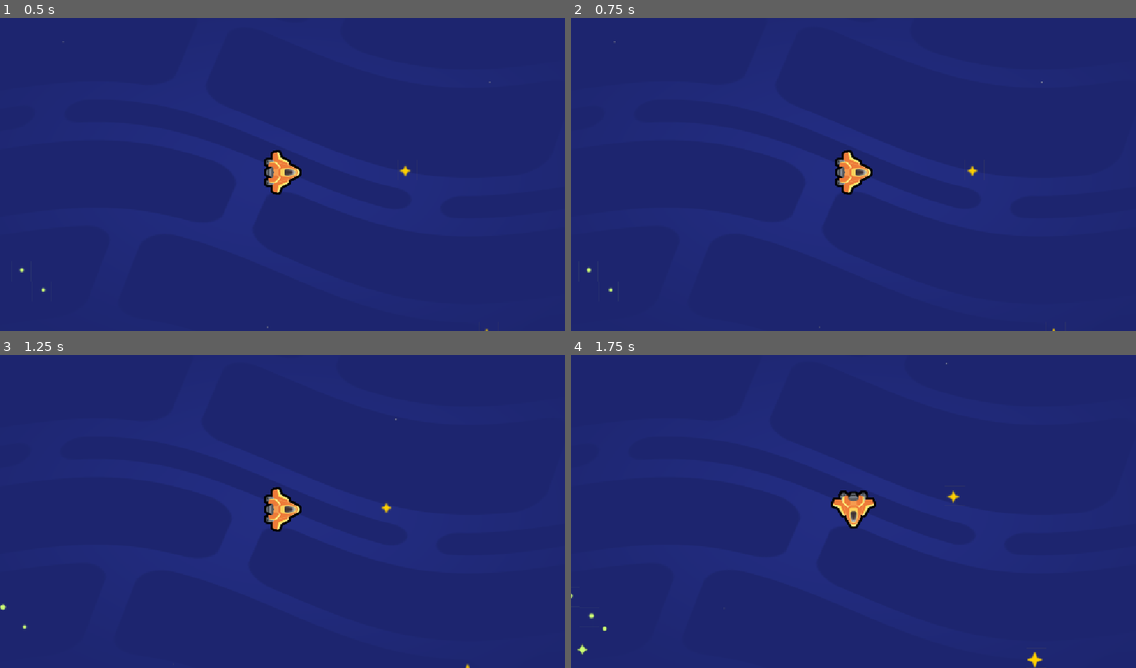
Above: before the commit, frames 1-4 (two rows, left to right).
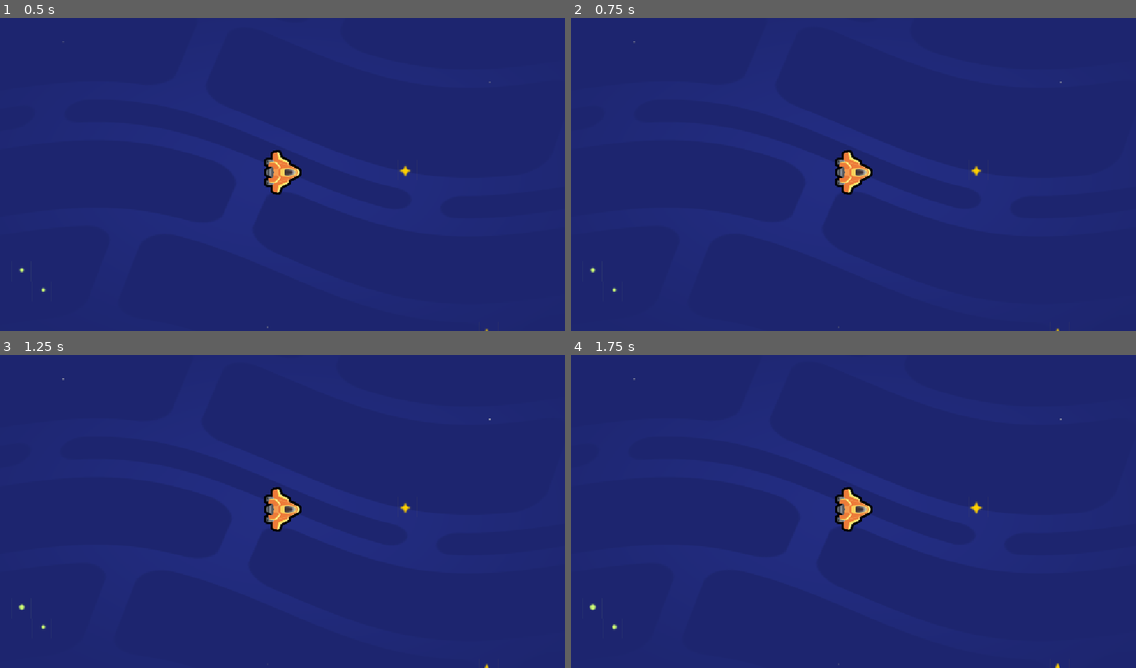
Above: after the commit, the same moments.

Repository: Strolz/godot-foundations
Game: Godot game, scene res://scenes/space_level.tscn
The game is run twice, just before and just after one commit, with the same random seed, the same clock (stepped at 60 frames per second) and the same inputs. The project has no main scene, so this scene is started directly.
Inputs:
- Up to frame 1 (0.5 s): no input
- Up to frame 2 (0.75 s): tap Enter at 0.5 s; hold D (move_right) from 0.53 s (still down)
- Up to frame 3 (1.25 s): keep holding D (move_right)
- Up to frame 4 (1.75 s): release D (move_right) at 1.28 s; hold S (move_down) from 1.28 s (still down)

Frame 1 is identical in both runs. In frame 2, 0.1% of the frame differs, in the area x 2-87%, y 7-100%; in frame 3, 0.1%; in frame 4, 0.9%, in the area x 0-87%, y 2-100%.

Commit message:
feat: convert ship sprite2d to area2d node and set as root node of ship.tscn- add sprite2d node as child and set ship.png as texture

Diff:
--- a/space-beyond/scenes/ship.tscn
+++ b/space-beyond/scenes/ship.tscn
@@ -6,12 +6,14 @@
 [sub_resource type="CircleShape2D" id="CircleShape2D_i65u2"]
 radius = 50.0
 
-[node name="Ship" type="Sprite2D" unique_id=262088654]
+[node name="Ship" type="Area2D" unique_id=1229008470]
 position = Vector2(532, 293)
-texture = ExtResource("1_q631a")
 script = ExtResource("2_2gnfn")
 
-[node name="Camera2D" type="Camera2D" parent="." unique_id=1802572032]
+[node name="Sprite2D" type="Sprite2D" parent="." unique_id=873062311]
+texture = ExtResource("1_q631a")
+
+[node name="Camera2D" type="Camera2D" parent="Sprite2D" unique_id=1802572032]
 
 [node name="CollisionShape2D" type="CollisionShape2D" parent="." unique_id=1994987548]
 shape = SubResource("CircleShape2D_i65u2")
